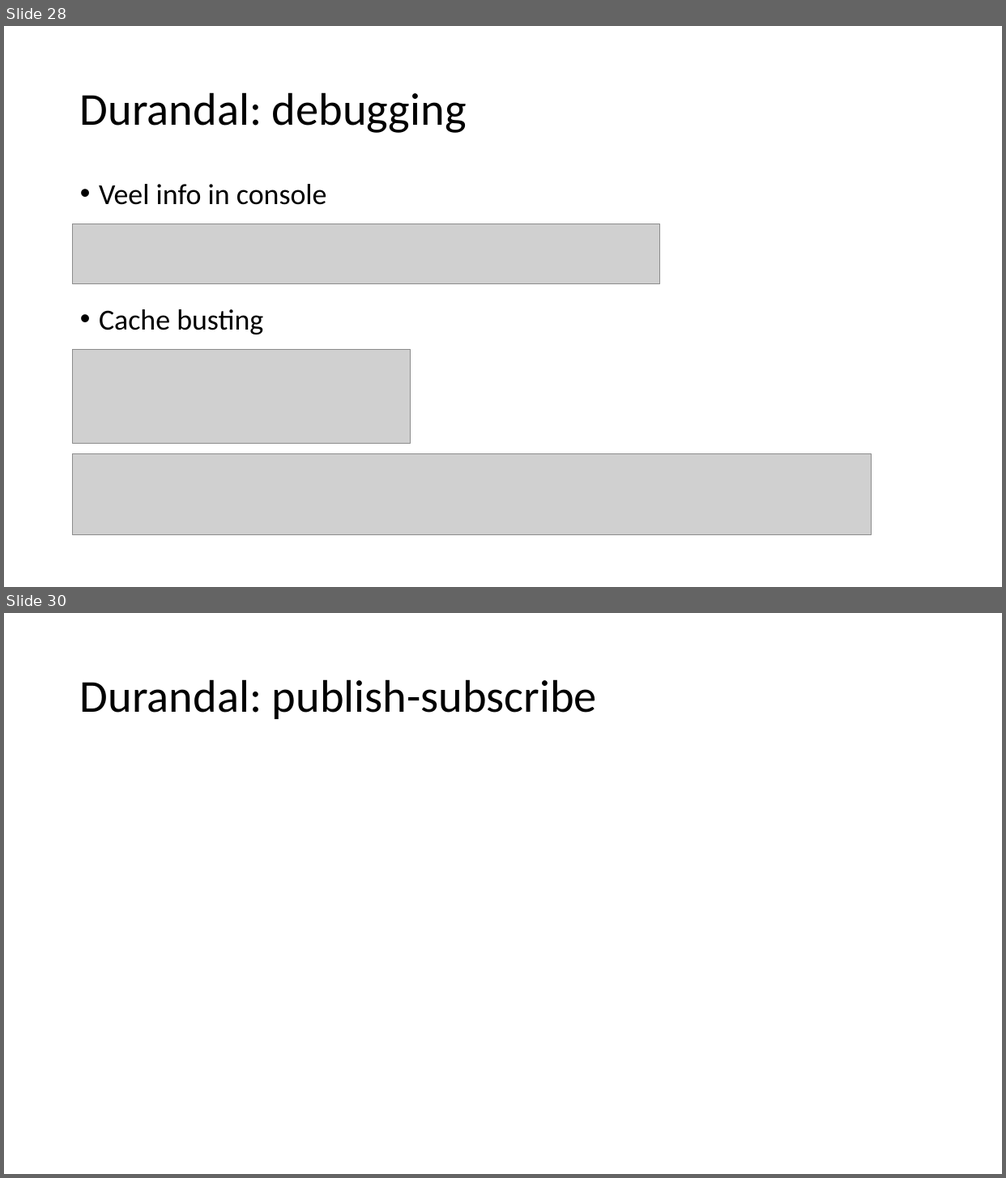
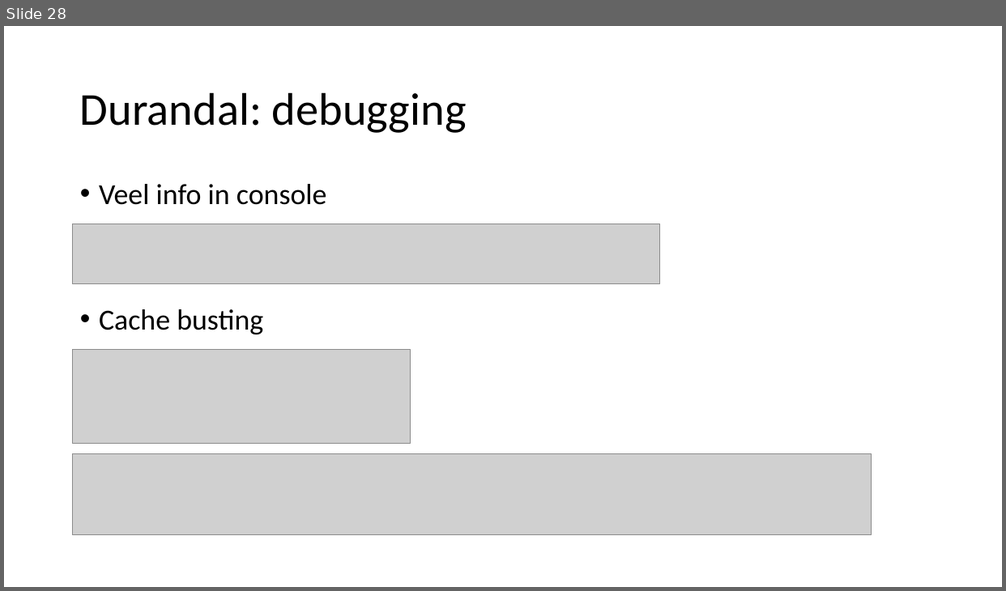
Before and after one commit to petermorlion/DurandalDemo, a slide deck: Durandal T4T.pptx. Shown one above the other, each under a label of ours: slides 28 and 30 before the commit, slide 28 after it; the slides between them are not shown. The pictures are 1006x1178 and 1006x591 pixels, drawn with LibreOffice and Linux fonts; fonts in the diff are those of the drawing; grey boxes stand for pictures. Boxes give left, top, right and bottom in pixels: in the first picture for what was removed or moved away, otherwise in the second. Text is boxed around its words. In the diff, an @@ line names an element or a change of style, - is before the commit and + after.

```diff
--- a/Durandal T4T.pptx
+++ b/Durandal T4T.pptx
@@ slide 30 removed at (4, 613, 1002, 1174), background #FFFFFF @@
@@ title removed at (80, 679, 597, 719) @@
-Durandal: publish-subscribe
```
Also in this commit, not shown: 1 slide changed, 4 slides added, 4 other files.
